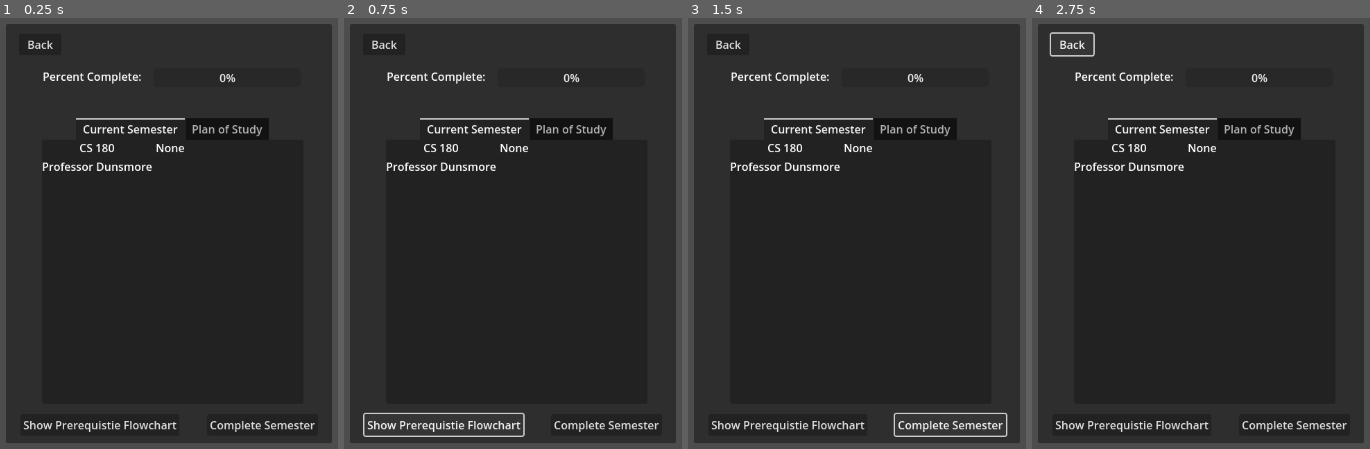
Above: before the commit, frames 1-4 (left to right).
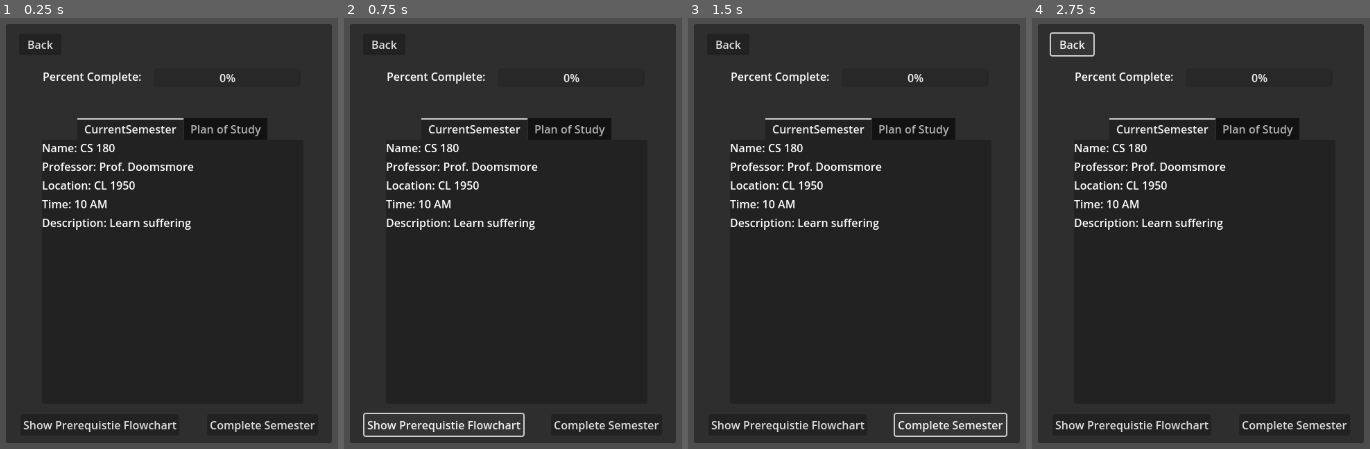
Above: after the commit, the same moments.

Repository: trex414/Profpocalypse-Purdue-Edition
Game: Godot game, scene res://MajorInformation/Scenes/MajorInformation.tscn
The game is run twice, just before and just after one commit, with the same random seed, the same clock (stepped at 60 frames per second) and the same inputs. This scene is started directly instead of the project's main scene.
Inputs:
- Up to frame 1 (0.25 s): no input
- Up to frame 2 (0.75 s): click "Show Prerequistie Flowchart" at 0.5 s
- Up to frame 3 (1.5 s): click "Complete Semester" at 1.25 s
- Up to frame 4 (2.75 s): click "Back" at 2 s

The runs differ from the first frame. In frame 1, 2.3% of the frame differs, in the area x 12-80%, y 23-50%; in frame 2, 2.3%; in frame 3, 2.3%; in frame 4, 2.3%.
Error before the commit: Invalid access to property or key 'in_progress' on a base object of type 'Dictionary'. (res://MajorInformation/Script/majorInformation.gd:41)

Commit message:
Didn't save before so this is actually inputting info and phone icon

Diff:
--- a/MajorInformation/Scenes/MajorInformation.tscn
+++ b/MajorInformation/Scenes/MajorInformation.tscn
@@ -70,47 +70,38 @@
 tab_alignment = 1
 current_tab = 0
 
-[node name="Current Semester" type="GridContainer" parent="CanvasLayer/Panel/TabContainer"]
+[node name="CurrentSemester" type="GridContainer" parent="CanvasLayer/Panel/TabContainer"]
 layout_mode = 2
 columns = 2
 metadata/_tab_index = 0
 
-[node name="firstClassName" type="Label" parent="CanvasLayer/Panel/TabContainer/Current Semester"]
-layout_mode = 2
-text = "CS 180"
-horizontal_alignment = 1
-
-[node name="secondClassName" type="Label" parent="CanvasLayer/Panel/TabContainer/Current Semester"]
-layout_mode = 2
-text = "None"
-
-[node name="firstProfName" type="Label" parent="CanvasLayer/Panel/TabContainer/Current Semester"]
+[node name="firstProfName" type="Label" parent="CanvasLayer/Panel/TabContainer/CurrentSemester"]
 layout_mode = 2
 text = "Professor Dunsmore"
 horizontal_alignment = 1
 
-[node name="secondProfName" type="Label" parent="CanvasLayer/Panel/TabContainer/Current Semester"]
+[node name="secondProfName" type="Label" parent="CanvasLayer/Panel/TabContainer/CurrentSemester"]
 layout_mode = 2
 
-[node name="firstLocation" type="Label" parent="CanvasLayer/Panel/TabContainer/Current Semester"]
+[node name="firstLocation" type="Label" parent="CanvasLayer/Panel/TabContainer/CurrentSemester"]
 layout_mode = 2
 horizontal_alignment = 1
 
-[node name="secondLocation" type="Label" parent="CanvasLayer/Panel/TabContainer/Current Semester"]
+[node name="secondLocation" type="Label" parent="CanvasLayer/Panel/TabContainer/CurrentSemester"]
 layout_mode = 2
 
-[node name="firstTime" type="Label" parent="CanvasLayer/Panel/TabContainer/Current Semester"]
+[node name="firstTime" type="Label" parent="CanvasLayer/Panel/TabContainer/CurrentSemester"]
 layout_mode = 2
 horizontal_alignment = 1
 
-[node name="secondTime" type="Label" parent="CanvasLayer/Panel/TabContainer/Current Semester"]
+[node name="secondTime" type="Label" parent="CanvasLayer/Panel/TabContainer/CurrentSemester"]
 layout_mode = 2
 
-[node name="firstDescription" type="Label" parent="CanvasLayer/Panel/TabContainer/Current Semester"]
+[node name="firstDescription" type="Label" parent="CanvasLayer/Panel/TabContainer/CurrentSemester"]
 layout_mode = 2
 horizontal_alignment = 1
 
-[node name="secondDescription" type="Label" parent="CanvasLayer/Panel/TabContainer/Current Semester"]
+[node name="secondDescription" type="Label" parent="CanvasLayer/Panel/TabContainer/CurrentSemester"]
 layout_mode = 2
 
 [node name="Plan of Study" type="ScrollContainer" parent="CanvasLayer/Panel/TabContainer"]
--- a/MajorInformation/Script/majorInformation.gd
+++ b/MajorInformation/Script/majorInformation.gd
@@ -29,31 +29,38 @@
 	{"name": "CS 407", "professor": "Prof. Evil", "location": "WTHR 220", "time": "1 PM", "description": "Survive pop quizzes", "completed": false}
 	]}
 ]
-# Reference to the GridContainer (assign this in the editor or find it dynamically)
-@onready var grid = $GridContainer
-@onready var class_template = $GridContainer/ClassTemplate  # A pre-made template
+
+var current_semester: String = "Freshman Fall"  # Change this to switch displayed semester
+
+@onready var grid_container = $CanvasLayer/Panel/TabContainer/CurrentSemester
 
 func _ready():
-	populate_classes()
+	update_display()
 
-func populate_classes():
-	for i in range(len(course_list)):
-		if course_list[i].in_progress == false:
-			var class_data = course_list[i]
+func update_display():
+	# Clear previous labels
+	clear_current_semester()
 
-			# Duplicate the template for each class
-			var class_entry = class_template.duplicate()
-			grid.add_child(class_entry)
+	# Find the selected semester
+	for semester in course_list:
+		if semester["semester"] == current_semester:
+			var courses = semester["courses"]
+			for course in courses:
+				var vbox = VBoxContainer.new()  # Create a column for each course
 
-			# Assign values to labels
-			class_entry.get_node("Label").text = class_data["name"]
-			class_entry.get_node("Professor").text = "Prof: " + class_data["professor"]
-			class_entry.get_node("Location").text = "Location: " + class_data["location"]
-			class_entry.get_node("Time").text = "Time: " + class_data["time"]
-			class_entry.get_node("Description").text = class_data["description"]
+				# Add labels for each course field
+				for field in ["name", "professor", "location", "time", "description"]:
+					var label = Label.new()
+					label.text = field.capitalize() + ": " + course[field]
+					vbox.add_child(label)
 
-			# Set progress bar value
-			class_entry.get_node("ProgressBar").value = class_data["progress"]
+					grid_container.add_child(vbox)  # Add the column to the gri
+			break  # Stop searching once we find the semester
 
-		# Hide the original template (so it doesn’t appear)
-	class_template.hide()
+func set_semester(semester_name: String):
+	current_semester = semester_name
+	update_display()  # Refresh the UI
+
+func clear_current_semester():
+	for child in grid_container.get_children():
+		child.queue_free()
